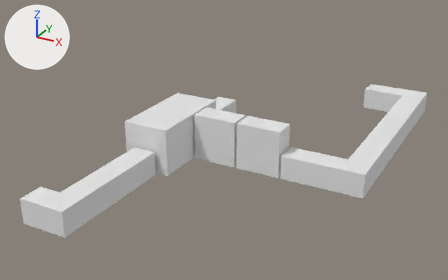
Renders of the Blender file DyNaDeMo/assets/Textures/PuzzleRoute.blend from each side of a commit.
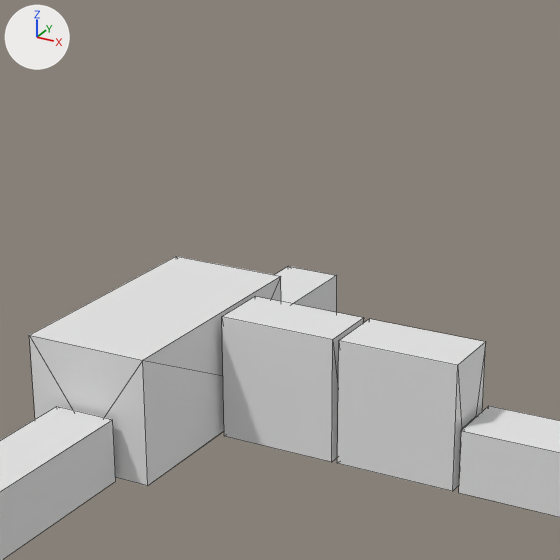
Old and new are each drawn whole from a 50 mm camera at (13.86, -20.62, 11.47) aimed at (2.41, 0.18, 1.06) and again close up on the part from 25% to 71% of the width and 0% to 73% of the height. The lights are fixed; the arrows at upper left show +X, +Y and +Z. The close-ups show mesh edges as thin lines.

In view in the first close-up: 'MRoomPuzzleC', 'PuzzleEscapeC', 'PuzzleLeverC', 'PuzzleRoom', 'PuzzleTallC1', 'PuzzleTallC2'.
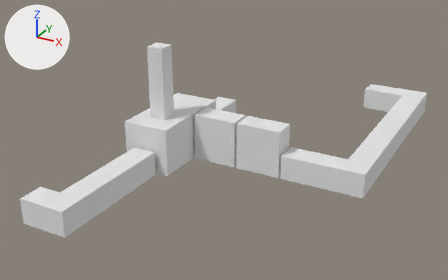
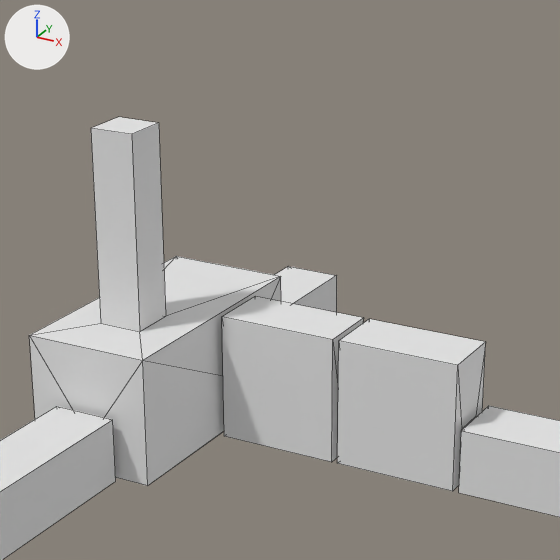
Pixel boxes [x1, y1, x2, y2] of what changed, in the close-ups (560 x 560 px):
'PuzzleRoom', reshaped (60% taller): before [29, 256, 281, 486]; after [29, 117, 281, 486]
part 1 of me_puzzleroom, built on: before [30, 256, 280, 360]; after [30, 117, 280, 360]

The change, as a list of edits to the scene's bpy script:
```text
Change me_puzzleroom:
    used by ob_puzzleroom; location = (0.0, 0.0, 0.0); scale = (1.0, 2.0, 1.0)
    remove me_puzzleroom.from_pydata(...)  # 20 vertices, 12 faces; spans x -1.0..1.0, y -1.0..1.0, z 0.0..2.0
    add me_puzzleroom.from_pydata(...)  # 28 vertices, 20 faces; spans x -1.0..1.0, y -1.0..1.0, z 0.0..5.0
    me_puzzleroom part 1
    1 face is deleted
    8 vertices are added at x -0.35..0.35, y -0.55..-0.2, z 2.0..5.0
    9 new faces join them
```
